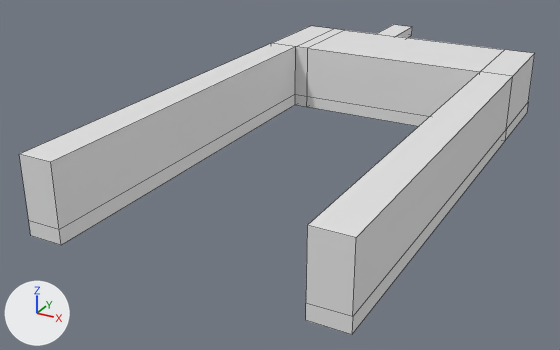
Two versions of the Blender file Game 2/Assets/Blender Imports/Bath Frame.blend, one commit apart.
Camera for both pictures: a 50 mm camera at (3.6, -8.38, 3.04) aimed at (-0.32, -1.25, -0.52). Arrows for +X, +Y and +Z are at lower left; the lights stay in place. The picture after the commit comes second. Mesh edges are drawn as thin lines.
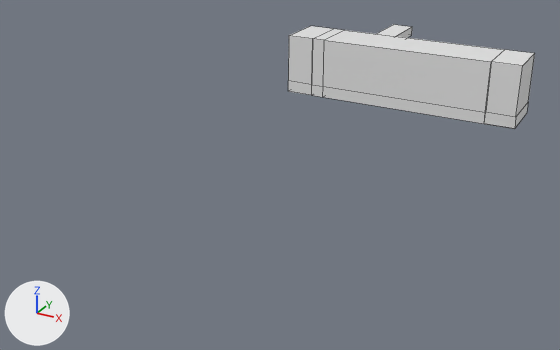
Commit message: Master Bath Update

What changed in the scene script:
```text
Change me_cube_245:
    used by ob_cube_131; location = (-0.538, 3.378, 0.103); rotation_euler = (1.571, 0.0, 0.0), in degrees (90, 0, 0)
    remove me_cube_245.from_pydata(...)  # 50 vertices, 48 faces; spans x -0.38..2.49, y -0.09..0.64, z -0.35..7.79
    add me_cube_245.from_pydata(...)  # 42 vertices, 42 faces; spans x -0.38..2.49, y -0.09..0.64, z -0.35..3.31
    me_cube_245 part 1
    14 vertices are removed from x -0.38..2.49, y -0.09..0.64, z 3.75..7.79
    20 faces are deleted
    13 vertices in x -0.38..2.49, y -0.09..0.64, z 3.75 move by (0.0, 0.0, -0.44)
    6 vertices are added at (2.15, -0.09, 3.31), (2.15, 0.05, 3.31), (-0.05, -0.09, 3.31), (-0.05, 0.05, 3.31), (2.49, 0.64, 3.31), (-0.38, 0.64, 3.31)
    14 new faces join them
```

Location of each change, (x1, y1, x2, y2) in pixels of the pictures (560 x 350 px; the box of a moved part takes in the faces that stretch with it):
'Cube.131', reshaped (52% narrower, 66% shorter): before (19, 25, 535, 335); after (288, 25, 535, 129)
part 1 of me_cube_245, moved or reshaped: before (19, 33, 526, 335); after (288, 33, 526, 129)
